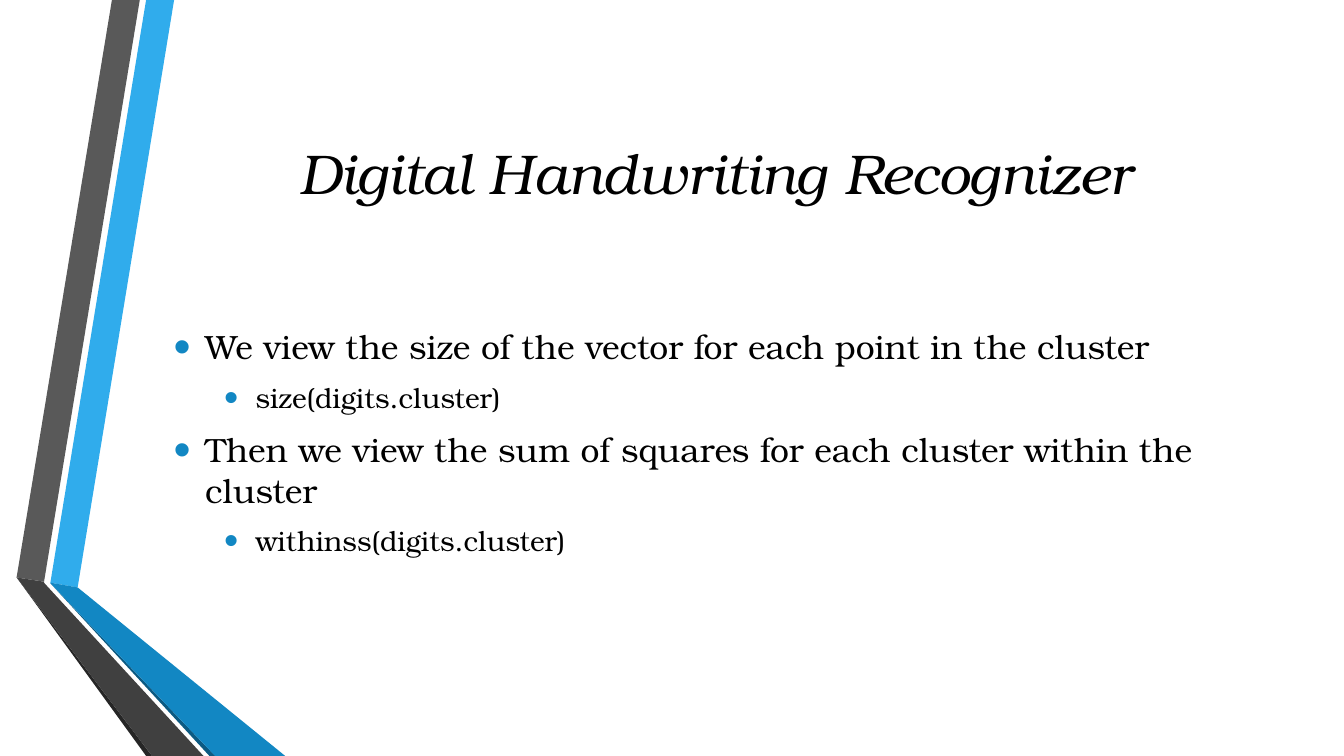
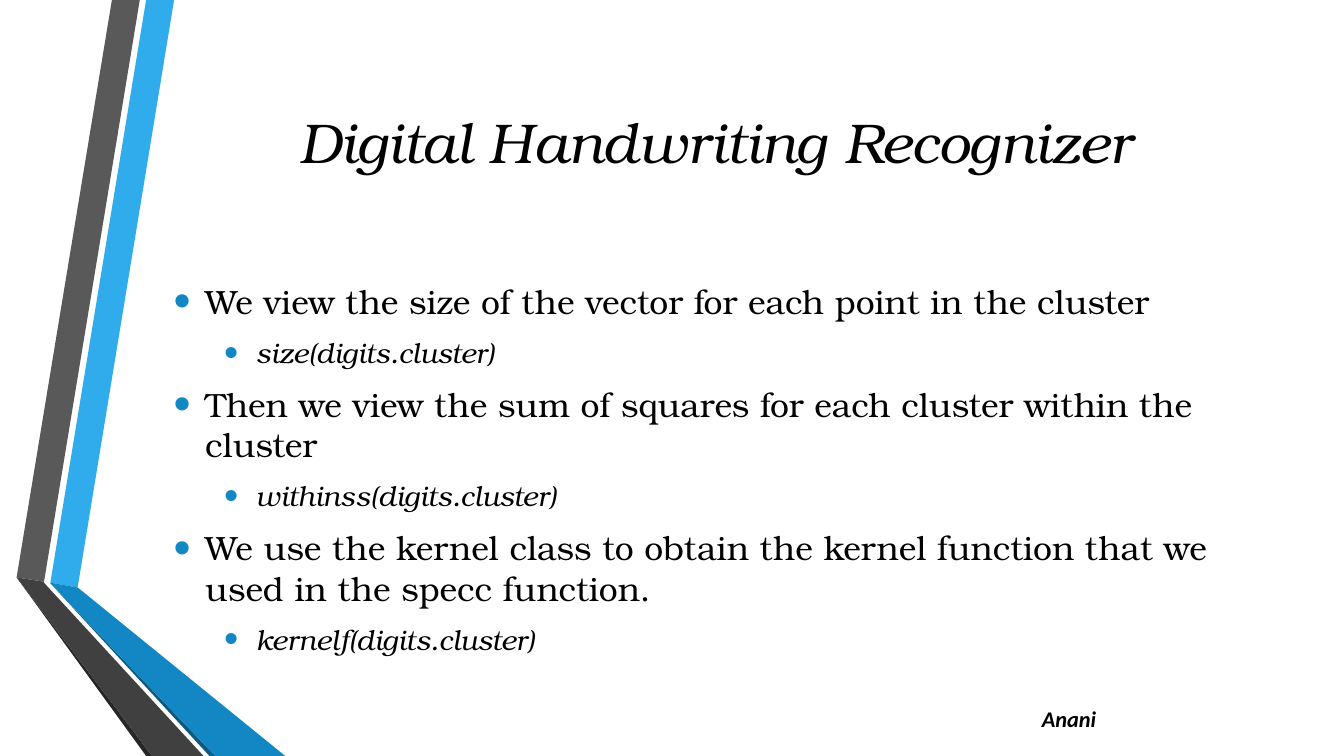
Before and after one commit to julielinx/Final-_Project, a slide deck: slide 12 of Presentation2.pptx (slide 5 before the commit). Drawn at 1344x756 pixels with LibreOffice and Linux fonts; fonts in the diff are those of the drawing; background and template pictures are left out. Boxes give left, top, right and bottom in pixels: in the first picture for what was removed or moved away, otherwise in the second. Text is boxed around its words. In the diff, an @@ line names an element or a change of style, - is before the commit and + after.

```diff
--- a/Presentation2.pptx
+++ b/Presentation2.pptx
@@ title "Digital Handwriting Recognizer": place and size @@
-title "Digital Handwriting Recognizer" at [299,154,1132,207]
+title "Digital Handwriting Recognizer" at [299,123,1132,176]
@@ text "We view the size of ...": place and size @@
-text "We view the size of ..." at [205,334,1192,558]
+text "We view the size of ..." at [205,289,1207,656]
@@ text at [256,343,557,512]: italic on in "size(digits.cluster)", "withinss(digits.cluster)" @@
@@ text at [205,535,1207,656]: paragraphs added @@
+• We use the kernel class to obtain the kernel function that we used in the specc function.
+  • kernelf(digits.cluster)
@@ text added at [1042,711,1096,727], 16 pt, text #000000, bold, italic @@
+Anani
```
Also in this commit, not shown: 4 other slides changed, 9 slides added.
